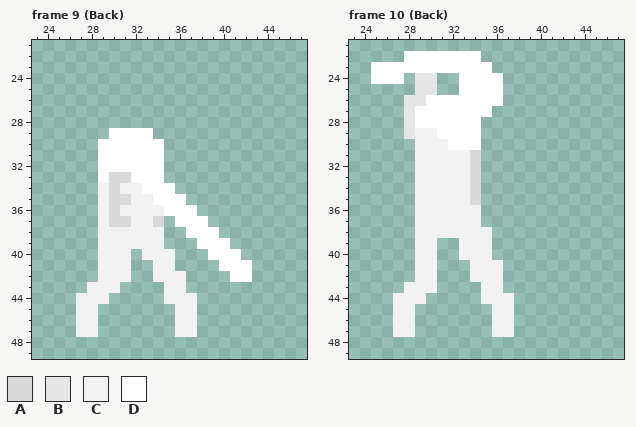
One commit to this pixel-art file: Assets/Art/Characters/Player/Sword_Attack/Player_Sword_Attack_Right.aseprite. The picture above is the old version.
64x64 pixels, 12 frames. Shown: frame 9 (Back): x 23..47, y 21..49; frame 10 (Back): x 23..47, y 21..49. The commit also changed other frames, which this record leaves out.
Visible layers, top first: "Skin/Left Arm", "Skin/Right Arm", "Skin/Chest", "Skin/Left Leg", "Skin/Right Leg".
Palette (. is transparent): A #d9d9d9  B #e6e6e6  C #f2f2f2  D #ffffff
Pixels before, frame 9 (Back), first column x 27:
29 ...DDDD.........
30 ..DDDDDD........
31 ..DDDDDD........
32 ..DDDDDD........
33 ..DAADDD........
34 ..CACCDDD.......
35 ..CAACCDDD......
36 ..CACCCCDDD.....
37 ..CAACCA.DDD....
38 ..CCCCCC..DDD...
39 ..CCCCCC...DDD..
40 ..CCC.CCC...DDD.
41 ..CCC..CC....DDD
42 ..CCC..CCC....DD
43 .CCC....CC......
44 CCC.....CCC.....
45 CC.......CC.....
46 CC.......CC.....
47 CC.......CC.....
Pixels before, frame 10 (Back), first column x 25:
22 ...DDDDDDD...
23 DDDDDDDDDDD..
24 DDD.BB..DDDD.
25 ....BB..DDDD.
26 ...BBDDDDDDD.
27 ...BDDDDDDD..
28 ...BDDDDDD...
29 ...BCCDDDD...
30 ....CCCDDD...
31 ....CCCCCA...
32 ....CCCCCA...
33 ....CCCCCA...
34 ....CCCCCA...
35 ....CCCCCA...
36 ....CCCCCC...
37 ....CCCCCC...
38 ....CCCCCCC..
39 ....CC..CCC..
40 ....CC..CCC..
41 ....CC...CCC.
42 ....CC...CCC.
43 ...CCC....CC.
44 ..CCC.....CCC
45 ..CC.......CC
46 ..CC.......CC
47 ..CC.......CC
New version:
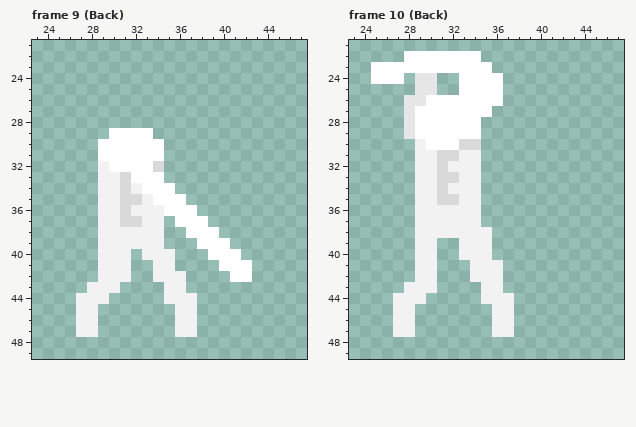
Log entry: Sword Attack Equipment Front Anims
The exact change:
Changed rows in their new state; - is an unchanged pixel.
Frame 9 (Back), layer "Skin/Chest":
first column x 29:
32 C----A
33 CC----
34 -CA---
35 -C-A--
36 -CA---
37 -C-A-C
Frame 10 (Back), layer "Skin/Chest":
first column x 29:
29 DD----
30 -DD-AA
31 --AA-C
32 --A--C
33 --AA-C
34 --A--C
35 --AA-C
Pixel boxes of the changes (left, top, right, bottom) in both pictures:
changed: (98, 161, 164, 227)
changed: (415, 128, 481, 205)
